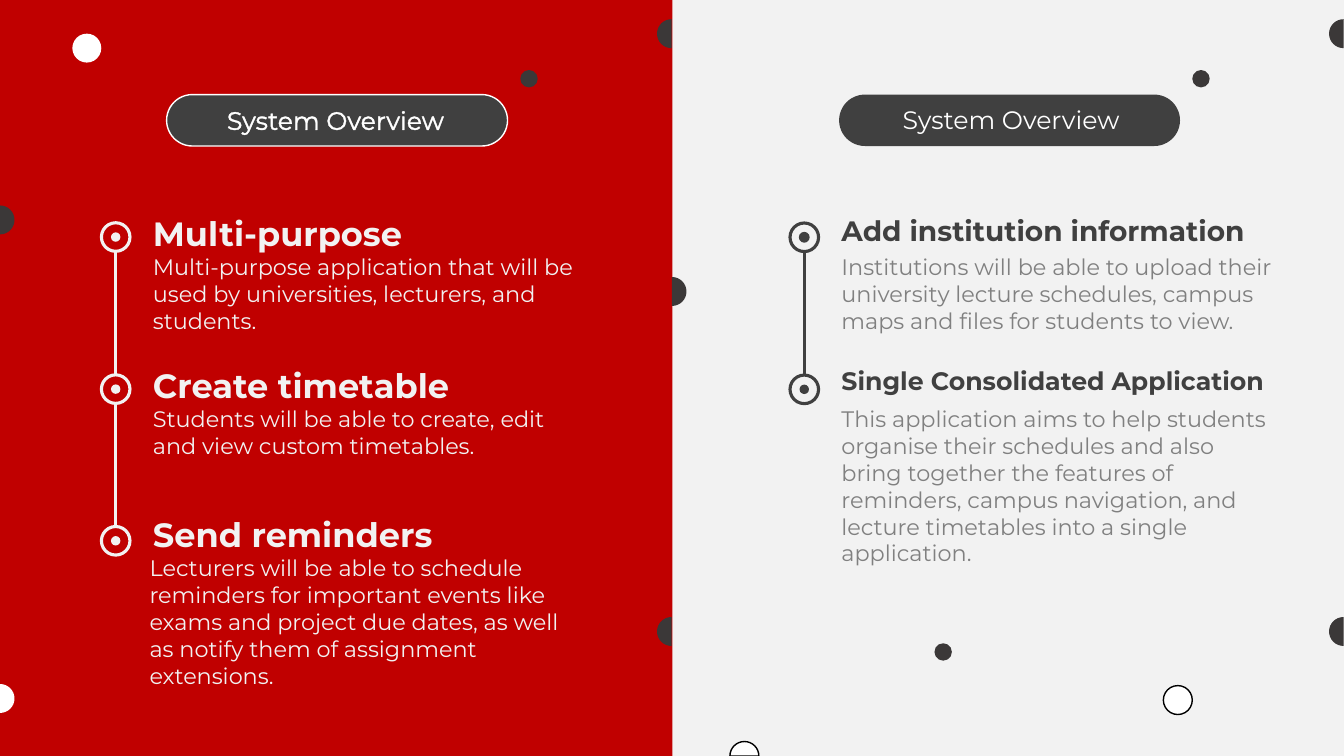
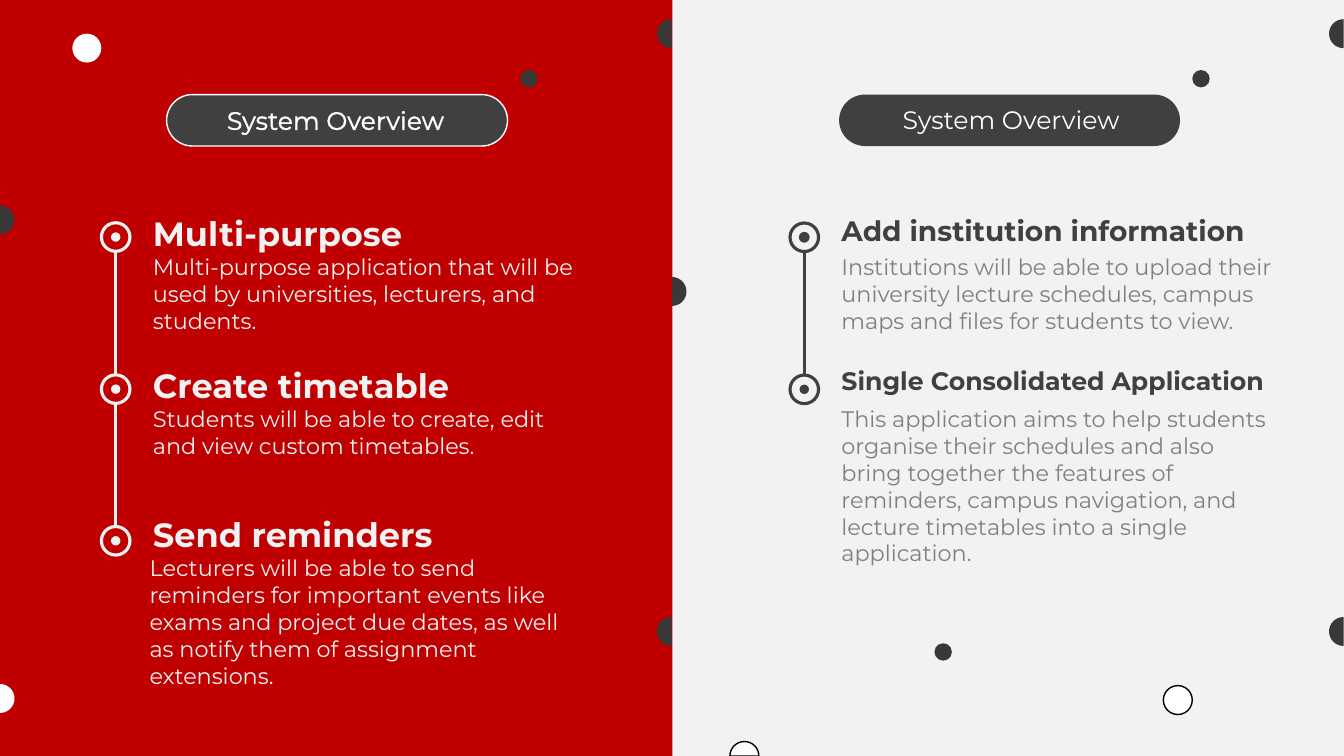
Before and after one commit to COS301-SE-2023/Pronto, a slide deck: slide 2 of Documentation/Demo 4 documents/Demo 4 Slideshow.pptx. Drawn at 1344x756 pixels with LibreOffice and Linux fonts; fonts in the diff are those of the drawing. Boxes give left, top, right and bottom in pixels: in the first picture for what was removed or moved away, otherwise in the second. Text is boxed around its words. In the diff, an @@ line names an element or a change of style, - is before the commit and + after.

```diff
--- a/Documentation/Demo 4 documents/Demo 4 Slideshow.pptx
+++ b/Documentation/Demo 4 documents/Demo 4 Slideshow.pptx
@@ text at <box>150,559,559,684</box>: text changed @@
-Lecturers will be able to schedule reminders for important events like exams and project due dates, as well as notify them of assignment extensions.
+Lecturers will be able to send reminders for important events like exams and project due dates, as well as notify them of assignment extensions.
```
Also in this commit, not shown: 3 other slides changed.
